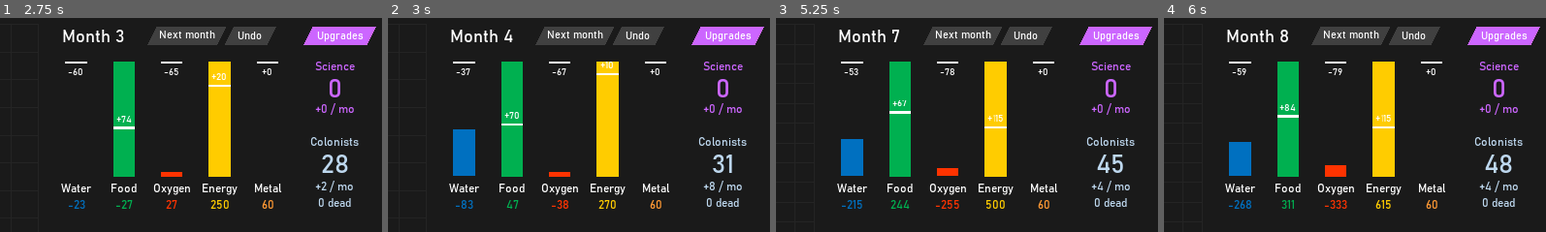
Above: before the commit, frames 1-4 (left to right).
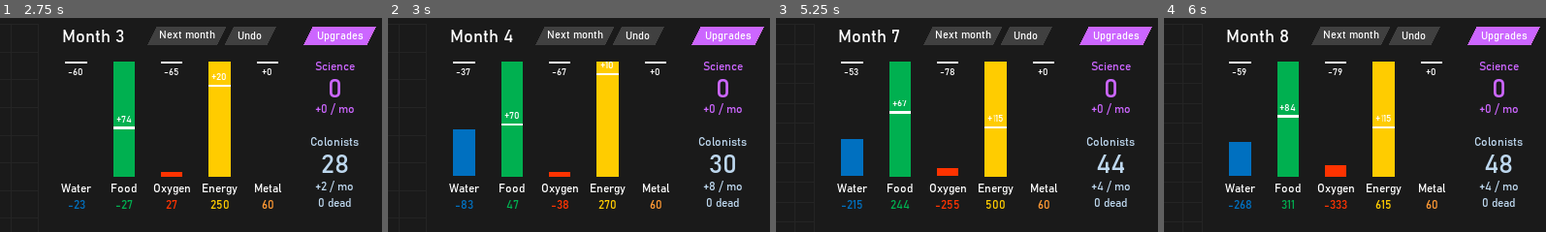
Above: after the commit, the same moments.

Repository: sirknightj/CEV-1
Game: Godot game, scene res://scenes/MainGameScene.tscn
Two runs of this game, one before a commit and one after it. Both use one fixed random seed, a clock stepped at 60 frames per second and the inputs below.
Inputs (mouse positions are % of the whole screen's width and height, from its top left):
- Up to frame 1 (2.75 s): click "Next Month" at 0.5 s; click "Next Month" at 1.25 s; click "Next Month" at 2 s
- Up to frame 2 (3 s): tap Enter at 2.75 s; drag from (28, 44) to (3, 5) at 2.77 s
- Up to frame 3 (5.25 s): tap Space at 3.5, 5 s; drag from (24, 50) to (3, 5) at 3.52 s; tap Enter at 4.25 s; move the mouse to (28, 50) at 4.27 s; press the mouse at (28, 50) at 4.28 s; release the mouse at (28, 50) at 5 s; drag from (31, 50) to (12, 18) at 5.02 s
- Up to frame 4 (6 s): tap Enter at 5.75 s; drag from (25, 55) to (15, 18) at 5.77 s
The pictures show only the part of the screen within x 50-100%, y 0-50%; the shares and areas given below are measured in that part.

Frame 1 is identical in both runs. In frame 2, 0.4% of the frame differs, in the area x 84-91%, y 63-73%; in frame 3, 0.2%; in frame 4, nothing differs.

Commit message:
Make people/month accurate

Diff:
--- a/source/scripts/Graph.gd
+++ b/source/scripts/Graph.gd
@@ -88,9 +88,12 @@
 	$ProductionRect.hide()
 	$ConsumptionRect.hide()
 
-func _to_str(number: float, include_plus: bool) -> String:
+func _to_str(number: float, include_plus: bool, people : float = 0.0) -> String:
 	var prefix = "+" if number >= 0 and include_plus else ""
-	return prefix + str(round(number))
+	if not people:
+		return prefix + str(floor(number))
+	else:
+		return prefix + str(floor(people + number) - floor(people))
 
 func update_graph(resources: GameObjs.Resources, new_resource_dict : Dictionary) -> void:
 	resource_dict = new_resource_dict
@@ -122,7 +125,7 @@
 	$ScienceStore.text = _to_str(resources.get_reserve(GameData.ResourceType.SCIENCE), false)
 	$ScienceDiff.text = _to_str(resources.get_income(GameData.ResourceType.SCIENCE), true) + " / mo"
 	$ColonistsStore.text = _to_str(resources.get_reserve(GameData.ResourceType.PEOPLE), false)
-	$ColonistsDiff.text = _to_str(resources.get_income(GameData.ResourceType.PEOPLE), true) + " / mo"
+	$ColonistsDiff.text = _to_str(resources.get_income(GameData.ResourceType.PEOPLE), true, resources.get_reserve(GameData.ResourceType.PEOPLE)) + " / mo"
 	# TODO: set dead colonists correctly:
 	var dead = 0
 	$ColonistsDead.text = _to_str(dead, false) + " dead"
